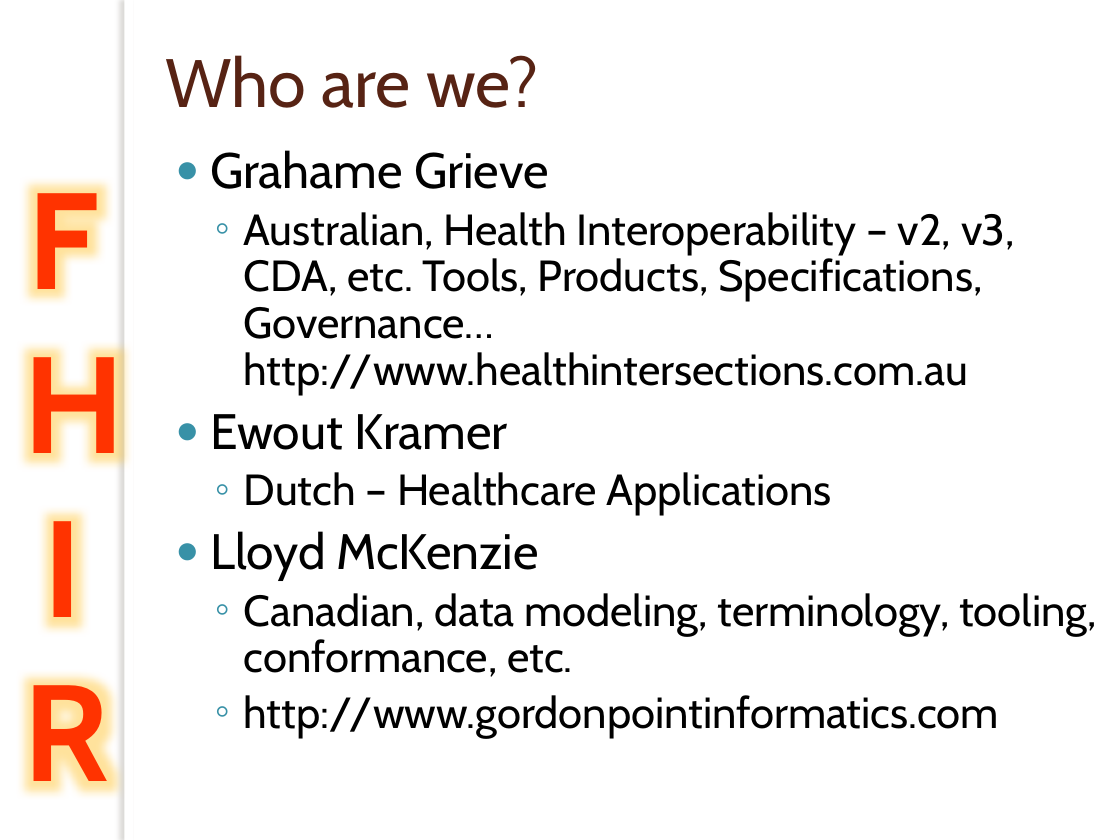
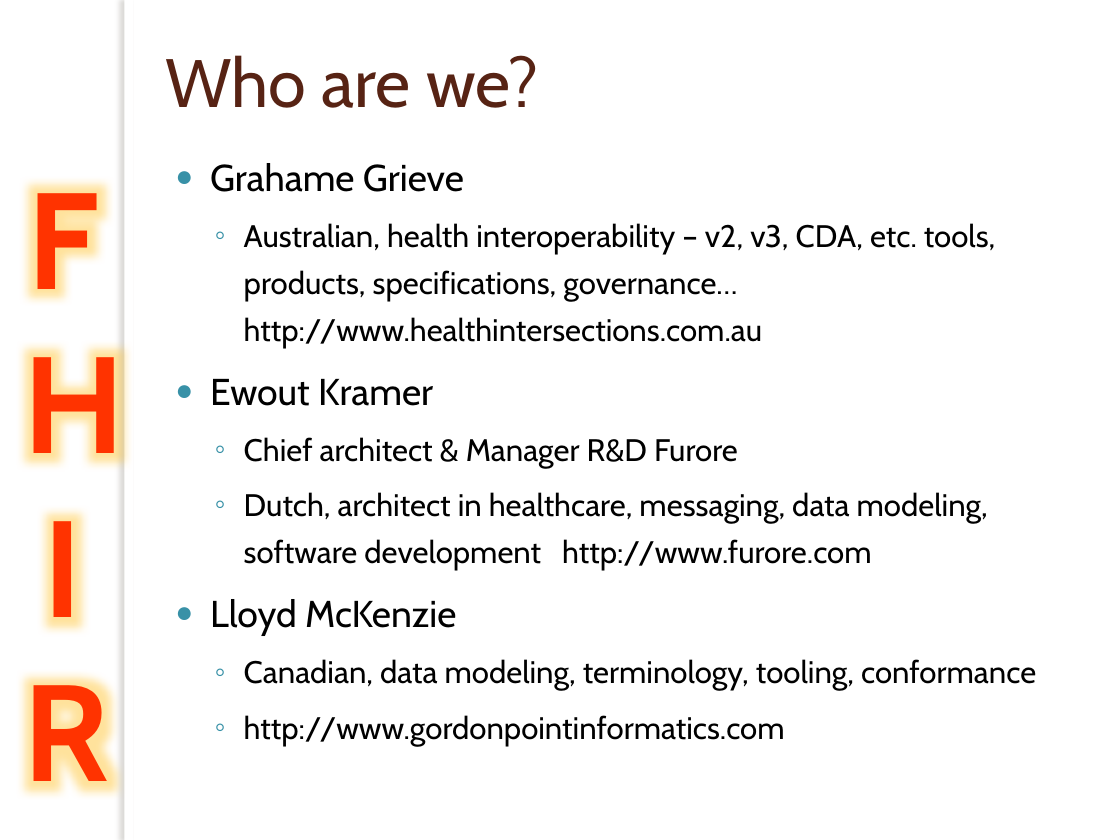
Before and after one commit to vista-novo/fhir, a slide deck: slide 3 of presentations/2012-May WGM Tutorials/201205 WGM Introduction to FHIR.pptx. Drawn at 1120x840 pixels with LibreOffice and Linux fonts; fonts in the diff are those of the drawing; background and template pictures are left out. Boxes give left, top, right and bottom in pixels: in the first picture for what was removed or moved away, otherwise in the second. Text is boxed around its words. In the diff, an @@ line names an element or a change of style, - is before the commit and + after.

```diff
--- a/presentations/2012-May WGM Tutorials/201205 WGM Introduction to FHIR.pptx
+++ b/presentations/2012-May WGM Tutorials/201205 WGM Introduction to FHIR.pptx
@@ text at <box>210,163,785,746</box>: size 32 to 24 pt in "Grahame Grieve", "Ewout Kramer", "Lloyd McKenzie"; size 28 to 20 pt in "http://www.gordonpointinformatics.com" @@
@@ text at <box>244,223,996,348</box>: text changed; size 28 to 20 pt @@
-  ◦ Australian, Health Interoperability – v2, v3, CDA, etc. Tools, Products, Specifications, Governance…
-    http://www.healthintersections.com.au
+  ◦ Australian, health interoperability – v2, v3, CDA, etc. tools, products, specifications, governance… http://www.healthintersections.com.au
@@ text at <box>244,437,988,570</box>: text changed; size 28 to 20 pt @@
-  ◦ Dutch – Healthcare Applications
+  ◦ Chief architect & Manager R&D Furore
+  ◦ Dutch, architect in healthcare, messaging, data modeling, software development http://www.furore.com
@@ text at <box>244,659,1036,691</box>: text changed; size 28 to 20 pt @@
-  ◦ Canadian, data modeling, terminology, tooling, conformance, etc.
+  ◦ Canadian, data modeling, terminology, tooling, conformance
```
Also in this commit, not shown: 18 other slides changed, 1 other file.
